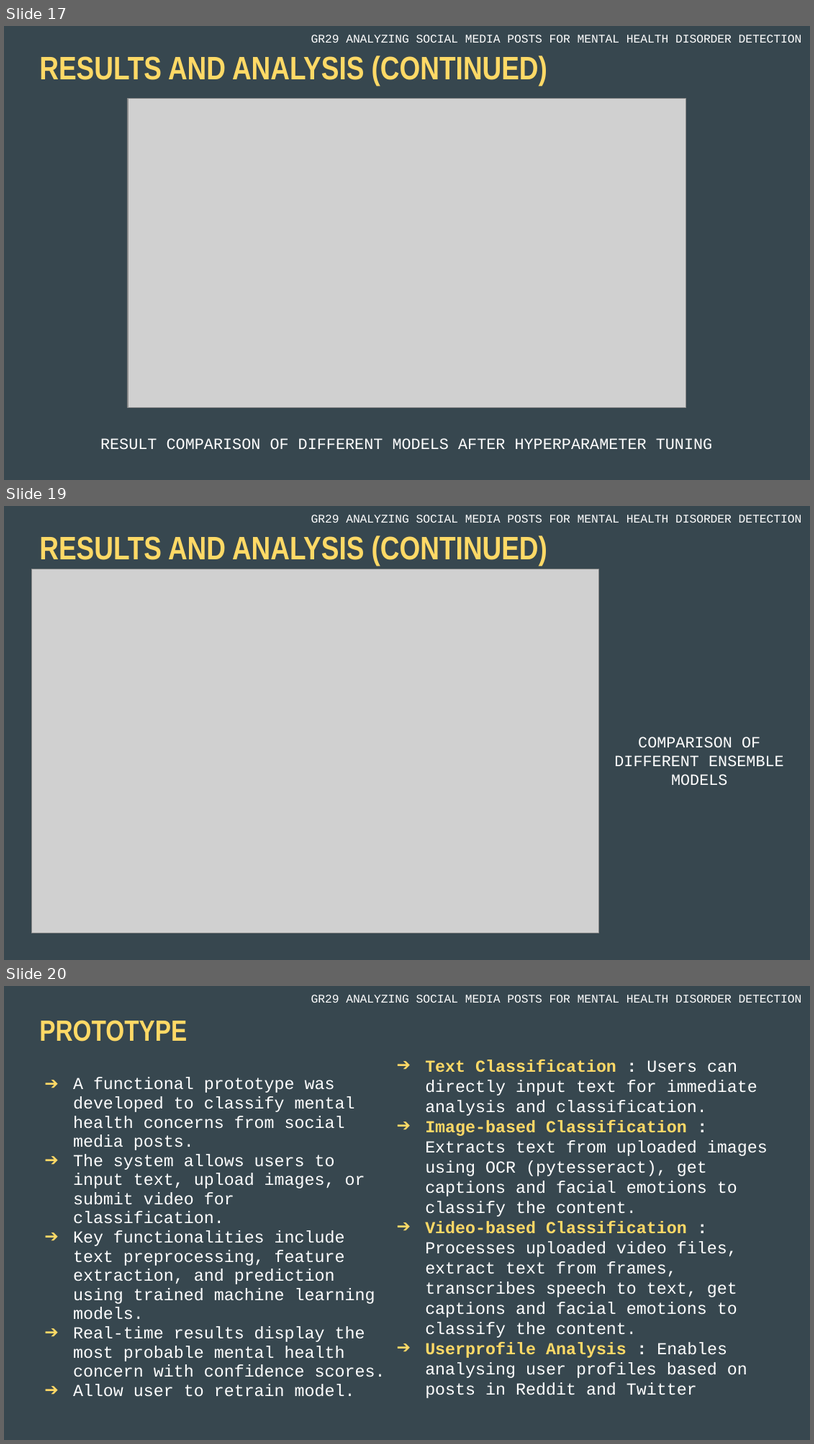
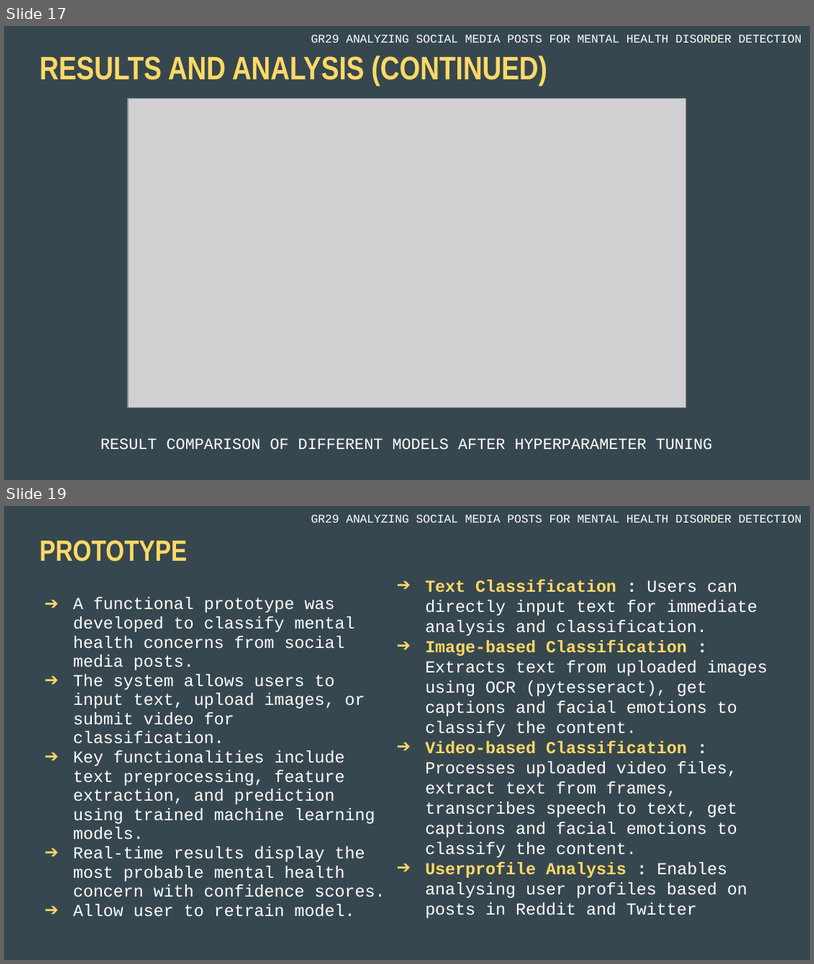
Before and after one commit to arkapg211002/MAFSMBMDDPWI-FYP-2025, a slide deck: OTHER FILES/GR29 ASMPFMHDD SLIDE-DECK.pptx. Shown one above the other, each under a label of ours: slides 17, 19 and 20 before the commit, slides 17 and 19 after it; the slides between them are not shown. The pictures are 814x1444 and 814x964 pixels, drawn with LibreOffice and Linux fonts; fonts in the diff are those of the drawing; grey boxes stand for pictures. Boxes give left, top, right and bottom in pixels: in the first picture for what was removed or moved away, otherwise in the second. Text is boxed around its words. In the diff, an @@ line names an element or a change of style, - is before the commit and + after.

```diff
--- a/OTHER FILES/GR29 ASMPFMHDD SLIDE-DECK.pptx
+++ b/OTHER FILES/GR29 ASMPFMHDD SLIDE-DECK.pptx
@@ slide 19 removed at [4,506,810,960], background #37474F @@
@@ text removed at [311,515,802,523] @@
-GR29 ANALYZING SOCIAL MEDIA POSTS FOR MENTAL HEALTH DISORDER DETECTION
@@ title removed at [39,536,548,566] @@
-RESULTS AND ANALYSIS (CONTINUED)
@@ picture removed at [31,569,599,934] @@
@@ text removed at [615,736,784,785] @@
-COMPARISON OF DIFFERENT ENSEMBLE MODELS
@@ what was slide 20 is now slide 19 @@
```
Also in this commit, not shown: 6 slides changed, 2 other files.
